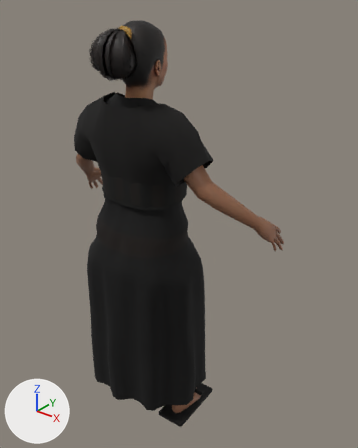
One commit to the glTF model campaigns/01_pachacutec/assets/models/pch_npc_villager.glb: the scene before it, then after it.
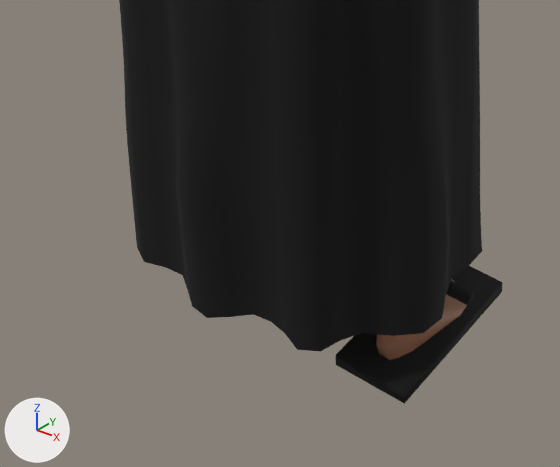
Old and new are each drawn whole from a 50 mm camera at (1.019, -1.048, 1.444) aimed at (0.072, 0.136, 0.71) and again close up on the part from 14% to 64% of the width and 66% to 100% of the height. Every picture has the same lights, and +X, +Y and +Z are marked at lower left. The first two pictures are the older version. Where no turn or scale is listed for an object, it has been applied to the vertices. Vertices at exactly the same position are counted once.

The first close-up shows 'body', 'clothes'.
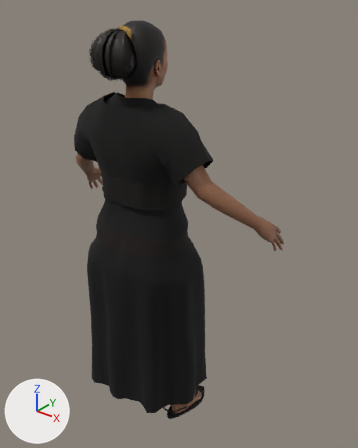
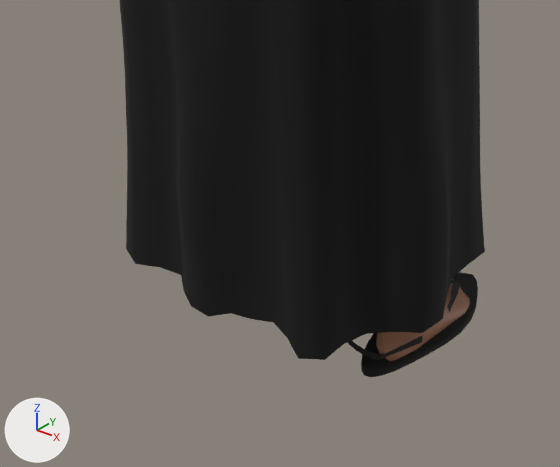
Location of each change, (x1, y1, x2, y2) in pixels of the close-ups (560 x 467 px; the box of a moved part takes in the faces that stretch with it):
'clothes', reshaped
    before: (119, 0, 502, 404)
    after: (120, 0, 485, 377)
part 1 of me_clothes, rebuilt
    before: (336, 266, 502, 404)
    after: (361, 273, 478, 377)
part 2 of me_clothes, added
    after: (348, 335, 423, 360)
part 3 of me_clothes, moved or reshaped
    before: (124, 80, 482, 352)
    after: (125, 81, 485, 360)

Patch to the scene script:
```diff
--- a/campaigns/01_pachacutec/assets/models/pch_npc_villager.glb.py
+++ b/campaigns/01_pachacutec/assets/models/pch_npc_villager.glb.py
@@ me_clothes @@
 # used by ob_clothes; location = (0.0, 0.0, 0.0)
-me_clothes.from_pydata(...)  # 1855 vertices, 3400 faces; spans x -0.263..0.263, y -0.148..0.219, z 0.0..1.155
+me_clothes.from_pydata(...)  # 2011 vertices, 3616 faces; spans x -0.263..0.263, y -0.146..0.219, z 0.001..1.155
+# me_clothes part 1: the loose piece of 8 vertices spanning x 0.102..0.214, y -0.037..0.183, z 0.0..0.016 is rebuilt with 48 vertices and now spans x 0.117..0.202, y -0.029..0.172, z 0.001..0.014
+# me_clothes part 2: a new loose piece of 22 vertices spanning x 0.119..0.191, y -0.042..0.038, z 0.03..0.059, in mat_pch_cloth
+# me_clothes part 3: 397 vertices moved from x -0.232..0.229, y -0.148..0.209, z 0.094..0.618 to x -0.231..0.23, y -0.146..0.208, z 0.094..0.618; 16 vertices removed from x -0.208..0.208, y 0.092..0.112, z 0.048..0.058; 48 vertices added at x -0.2..0.2, y 0.073..0.145, z 0.02..0.058
+# other edits to the shape of me_clothes do not show in these pictures
 me_clothes.materials.append(mat_pch_cloth)
```
